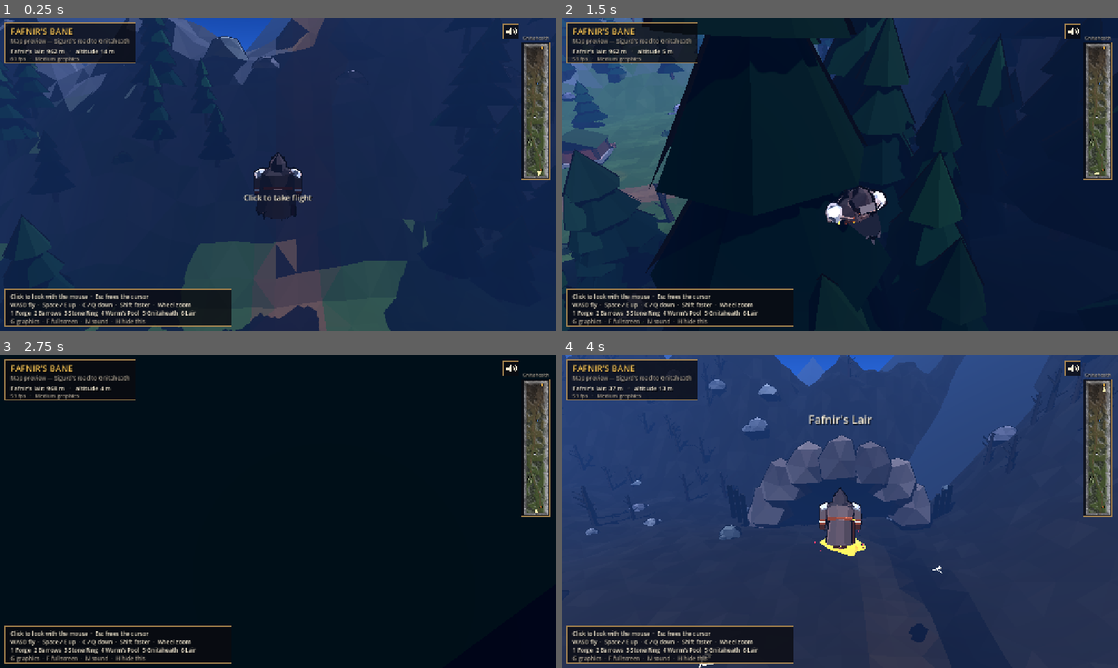
Above: before the commit, frames 1-4 (two rows, left to right).
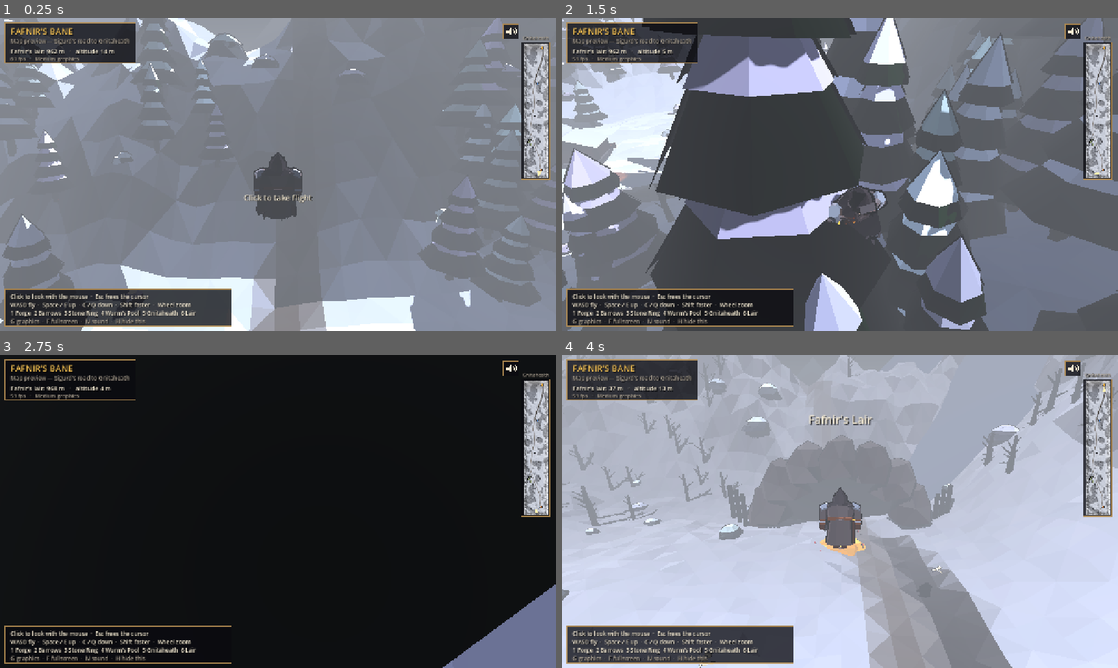
Above: after the commit, the same moments.

Repository: Kmad666/avalon-siege
Game: Godot game, scene res://scenes/main.tscn
Two runs of this game, one before a commit and one after it. Both use one fixed random seed, a clock stepped at 60 frames per second and the inputs below.
Inputs (mouse positions are in pixels of both pictures, inside the frame that each line leads up to):
- Up to frame 1 (0.25 s): no input
- Up to frame 2 (1.5 s): tap Enter at 0.5 s; move the mouse to (962, 158) at 0.52 s; hold D (fly_right) 0.53-1.28 s; hold Shift (fly_boost) 0.53-1.28 s; click (962, 158) at 0.67 s; move the mouse to (812, 174) at 1.27 s; hold W (fly_fwd) from 1.28 s (still down); tap E at 1.35 s
- Up to frame 3 (2.75 s): keep holding W (fly_fwd); move the mouse to (289, 505) at 2.02 s; tap Q at 2.1 s
- Up to frame 4 (4 s): keep holding W (fly_fwd); move the mouse to (834, 517) at 2.77 s; tap 1 at 2.85 s; click (834, 517) at 2.92 s; move the mouse to (878, 514) at 3.52 s; tap 6 at 3.6 s

The runs differ from the first frame. In frame 1, 94% of the frame differs, in the area x 0-100%, y 0-100%; in frame 2, 92%; in frame 3, 4.4%; in frame 4, 96%.

Commit message:
Winter: snowbound valley, grey overcast, heavy fog, falling snow
Co-Authored-By: Claude Opus 5.5 <noreply@anthropic.com>
Claude-Session: https://claude.ai/code/session_01KidadRycBef9vnX6TmkFiq

Diff:
--- a/scripts/main.gd
+++ b/scripts/main.gd
@@ -54,8 +54,9 @@
 	camera = Camera3D.new()
 	camera.fov = 62.0
 	camera.near = 0.15
-	camera.far = 700.0
+	camera.far = 240.0     # the fog hides everything beyond
 	add_child(camera)
+	_setup_snow()
 	flyer.setup(self, camera)
 	var s := terrain.start
 	flyer.teleport(Vector3(s.x, terrain.height_at(s.x, s.y) + START_ALT, s.y), PI)
@@ -82,12 +83,12 @@
 				InputMap.action_add_event(action, ev)
 
 
-## Bright day over a dark land: a deep blue sky graded down to a bright
-## horizon, a high white sun throwing crisp shadows, and blue haze that melts
-## the far hills into the sky.
-const SKY_TOP := Color(0.039, 0.18, 0.525)
-const SKY_HORIZON := Color(0.188, 0.427, 0.878)
-const EXPOSURE := 1.7
+## Deep winter: a low iron-grey overcast, a weak white sun somewhere behind
+## it, and heavy freezing fog that swallows the valley a stone's throw ahead.
+const SKY_TOP := Color(0.36, 0.38, 0.42)
+const SKY_HORIZON := Color(0.66, 0.68, 0.71)
+const FOG := Color(0.63, 0.65, 0.69)
+const EXPOSURE := 1.0
 
 const SKY_SHADER := """
 shader_type sky;
@@ -105,11 +106,10 @@
 	float y = EYEDIR.y;
 	vec3 col = mix(horizon_color, top_color, smoothstep(0.0, grade_height, y));
 	col = mix(col, ground_color, smoothstep(0.0, -0.08, y));
-	// The sun: a hard white disc with a bright halo.
+	// The sun is only a pale bright patch in the cloud.
 	if (LIGHT0_ENABLED) {
-		float d = dot(EYEDIR, LIGHT0_DIRECTION);
-		col += vec3(0.5, 0.55, 0.5) * pow(max(d, 0.0), 90.0);
-		col = mix(col, vec3(1.0, 0.98, 0.92), smoothstep(0.9993, 0.9995, d));
+		float d = max(dot(EYEDIR, LIGHT0_DIRECTION), 0.0);
+		col += vec3(0.2, 0.2, 0.19) * pow(d, 24.0) + vec3(0.05) * pow(d, 4.0);
 	}
 	vec3 lin = to_linear(col) / exposure;
 	COLOR = mix(lin * 12.92, 1.055 * pow(lin, vec3(1.0 / 2.4)) - 0.055, step(0.0031308, lin));
@@ -127,29 +127,31 @@
 	sm.shader = sh
 	sm.set_shader_parameter("top_color", Vector3(SKY_TOP.r, SKY_TOP.g, SKY_TOP.b))
 	sm.set_shader_parameter("horizon_color", Vector3(SKY_HORIZON.r, SKY_HORIZON.g, SKY_HORIZON.b))
-	sm.set_shader_parameter("ground_color", Vector3(0.05, 0.09, 0.2))
+	sm.set_shader_parameter("ground_color", Vector3(FOG.r, FOG.g, FOG.b))
 	sm.set_shader_parameter("exposure", EXPOSURE)
 	sky.sky_material = sm
 	env.background_mode = Environment.BG_SKY
 	env.sky = sky
 	env.ambient_light_source = Environment.AMBIENT_SOURCE_COLOR
-	env.ambient_light_color = Color(0.68, 0.74, 0.9)
-	env.ambient_light_energy = 1.0
-	# Linear tonemapping (the sky shader cancels the exposure) so the sky shows exactly the chosen blues.
+	# Overcast: most light is soft, grey-blue skylight.
+	env.ambient_light_color = Color(0.72, 0.76, 0.84)
+	env.ambient_light_energy = 0.92
+	# Linear tonemapping (the sky shader cancels the exposure) so the sky shows exactly the chosen greys.
 	env.tonemap_mode = Environment.TONE_MAPPER_LINEAR
 	env.tonemap_exposure = EXPOSURE
 	env.fog_enabled = true
-	env.fog_light_color = SKY_HORIZON.lightened(0.08)
-	env.fog_density = 0.0017
+	env.fog_light_color = FOG
+	env.fog_density = 0.026
 	env.fog_sun_scatter = 0.0
-	env.fog_sky_affect = 0.0
+	env.fog_sky_affect = 0.55
 	we.environment = env
 	add_child(we)
 	sun = DirectionalLight3D.new()
-	# A high sun over your shoulder (south-west) as you travel north: the road ahead is sunlit.
-	sun.rotation = Vector3(deg_to_rad(-50.0), deg_to_rad(-35.0), 0)
-	sun.light_color = Color(1.0, 0.96, 0.88)
-	sun.light_energy = 3.9
+	# A weak sun through the overcast, over your shoulder as you travel north:
+	# faint shadows, soft cel bands.
+	sun.rotation = Vector3(deg_to_rad(-38.0), deg_to_rad(-30.0), 0)
+	sun.light_color = Color(0.95, 0.96, 1.0)
+	sun.light_energy = 1.5
 	sun.shadow_enabled = true
 	sun.shadow_bias = 0.06
 	sun.shadow_normal_bias = 1.5
@@ -181,15 +183,15 @@
 		var a := k * TAU / 9.0
 		var p := t.ring + Vector2(cos(a), sin(a)) * 9.0
 		_put(Props.standing_stone(), p, a, null, randf_range(0.85, 1.2))
-	# The pool the wurm drinks from: still black water.
+	# The pool the wurm drinks from: frozen over, dark ice under the snow.
 	var water := MeshInstance3D.new()
 	var pm := PlaneMesh.new()
 	pm.size = Vector2(19, 19)
 	water.mesh = pm
 	var wm := StandardMaterial3D.new()
-	wm.albedo_color = Color(0.05, 0.08, 0.1)
-	wm.roughness = 0.08
-	wm.metallic_specular = 0.9
+	wm.albedo_color = Color(0.34, 0.42, 0.48)
+	wm.roughness = 0.15
+	wm.metallic_specular = 0.7
 	water.material_override = wm
 	water.position = Vector3(t.pool.x, t.height_at(t.pool.x + 9.5, t.pool.y) - 1.0, t.pool.y)
 	water.cast_shadow = GeometryInstance3D.SHADOW_CASTING_SETTING_OFF
@@ -246,8 +248,43 @@
 
 # ------------------------------------------------------------- loop
 
+var snow: CPUParticles3D
+
+
+## Falling snow: a box of flakes that travels with the camera.
+func _setup_snow() -> void:
+	snow = CPUParticles3D.new()
+	var q := QuadMesh.new()
+	q.size = Vector2(0.09, 0.09)
+	var m := StandardMaterial3D.new()
+	m.shading_mode = BaseMaterial3D.SHADING_MODE_UNSHADED
+	m.billboard_mode = BaseMaterial3D.BILLBOARD_ENABLED
+	m.albedo_color = Color(0.97, 0.98, 1.0)
+	m.disable_fog = true
+	q.material = m
+	snow.mesh = q
+	snow.amount = 1400
+	snow.lifetime = 7.0
+	snow.preprocess = 7.0
+	snow.local_coords = false
+	snow.emission_shape = CPUParticles3D.EMISSION_SHAPE_BOX
+	snow.emission_box_extents = Vector3(28, 2, 28)
+	snow.direction = Vector3(0.3, -1, 0.15)
+	snow.spread = 12.0
+	snow.initial_velocity_min = 1.4
+	snow.initial_velocity_max = 2.4
+	snow.gravity = Vector3(0, -0.4, 0)
+	snow.scale_amount_min = 0.6
+	snow.scale_amount_max = 1.5
+	snow.cast_shadow = GeometryInstance3D.SHADOW_CASTING_SETTING_OFF
+	snow.visibility_aabb = AABB(Vector3(-40, -30, -40), Vector3(80, 40, 80))
+	add_child(snow)
+
+
 func _process(delta: float) -> void:
 	time += delta
+	if snow != null:
+		snow.global_position = camera.global_position + Vector3(0, 10, 0)
 	_track_fps(delta)
 	hud.queue_redraw()
 	if shot_dir != "":
@@ -312,11 +349,13 @@
 	var vp := get_viewport()
 	match quality:
 		0:
+			snow.amount = 500
 			vp.scaling_3d_scale = 0.7
 			sun.shadow_enabled = false
 			Toon.set_outlines(false)
 			vp.msaa_3d = Viewport.MSAA_DISABLED
 		1:
+			snow.amount = 1400
 			vp.scaling_3d_scale = 1.0
 			sun.shadow_enabled = true
 			sun.directional_shadow_mode = DirectionalLight3D.SHADOW_ORTHOGONAL
@@ -324,6 +363,7 @@
 			Toon.set_outlines(true)
 			vp.msaa_3d = Viewport.MSAA_DISABLED
 		2:
+			snow.amount = 2200
 			vp.scaling_3d_scale = 1.0
 			sun.shadow_enabled = true
 			sun.directional_shadow_mode = DirectionalLight3D.SHADOW_PARALLEL_2_SPLITS
--- a/scripts/props.gd
+++ b/scripts/props.gd
@@ -15,6 +15,9 @@
 
 # ------------------------------------------------------------- vegetation
 
+const SNOW := Color(0.84, 0.86, 0.91)
+
+
 static func pine() -> ArrayMesh:
 	return _cached("pine", func():
 		var g := Geo.new()
@@ -23,7 +26,11 @@
 		var y := 1.6
 		var r := 2.4
 		for k in 4:
-			g.prism(Vector3(0, y, 0), r, 0.0, 2.9 - k * 0.3, 7, cols[k], Color(0, 0, 0, 0), k * 0.45)
+			var h := 2.9 - k * 0.3
+			g.prism(Vector3(0, y, 0), r, 0.0, h, 7, cols[k], Color(0, 0, 0, 0), k * 0.45)
+			# Snow lying on the upper part of each tier, slightly proud of the needles.
+			var f := 0.42 if k < 3 else 0.3
+			g.prism(Vector3(0, y + h * f, 0), r * (1.0 - f) + 0.08, 0.0, h * (1.0 - f) + 0.05, 7, SNOW, Color(0, 0, 0, 0), k * 0.45)
 			y += 1.75 - k * 0.15
 			r *= 0.74
 		return g.mesh(true))
@@ -36,9 +43,12 @@
 		g.push(Transform3D(Basis(Vector3(0, 0, 1), 0.5), Vector3(0, 2.4, 0)))
 		g.prism(Vector3.ZERO, 0.12, 0.06, 1.5, 4, Color(0.3, 0.24, 0.19))
 		g.pop()
-		g.blob(Vector3(0, 2.6, 0), 2.4, 3.0, Color(0.2, 0.25, 0.14), 71, 7, 2)
-		g.blob(Vector3(1.1, 3.6, 0.5), 1.5, 1.9, Color(0.23, 0.27, 0.15), 72, 6, 2)
-		g.blob(Vector3(-0.9, 3.3, -0.7), 1.4, 1.7, Color(0.18, 0.22, 0.13), 73, 6, 2)
+		# Winter: dark twiggy crowns heaped with snow.
+		g.blob(Vector3(0, 2.6, 0), 2.4, 3.0, Color(0.24, 0.21, 0.2), 71, 7, 2)
+		g.blob(Vector3(0.2, 4.2, 0.1), 1.9, 1.5, SNOW, 74, 7, 1)
+		g.blob(Vector3(1.1, 3.6, 0.5), 1.5, 1.9, Color(0.27, 0.23, 0.21), 72, 6, 2)
+		g.blob(Vector3(1.2, 4.9, 0.5), 1.15, 0.8, SNOW, 75, 6, 1)
+		g.blob(Vector3(-0.9, 3.3, -0.7), 1.4, 1.7, Color(0.22, 0.2, 0.19), 73, 6, 2)
 		return g.mesh(true))
 
 
@@ -58,8 +68,9 @@
 static func shrub() -> ArrayMesh:
 	return _cached("shrub", func():
 		var g := Geo.new()
-		g.blob(Vector3.ZERO, 0.8, 0.9, Color(0.18, 0.24, 0.14), 81, 6, 1)
-		g.blob(Vector3(0.5, 0, 0.3), 0.55, 0.6, Color(0.2, 0.26, 0.15), 82, 5, 1)
+		g.blob(Vector3.ZERO, 0.8, 0.9, Color(0.16, 0.22, 0.17), 81, 6, 1)
+		g.blob(Vector3(0.05, 0.45, 0.0), 0.72, 0.5, SNOW, 83, 6, 1)
+		g.blob(Vector3(0.5, 0, 0.3), 0.55, 0.6, SNOW.darkened(0.06), 82, 5, 1)
 		return g.mesh(true))
 
 
@@ -67,6 +78,7 @@
 	return _cached("boulder", func():
 		var g := Geo.new()
 		g.blob(Vector3.ZERO, 1.2, 1.3, Color(0.34, 0.34, 0.37), 91, 6, 2)
+		g.blob(Vector3(0.0, 0.85, 0.0), 0.95, 0.5, SNOW, 93, 6, 1)
 		g.blob(Vector3(0.9, 0, 0.4), 0.6, 0.6, Color(0.31, 0.31, 0.34), 92, 5, 1)
 		return g.mesh(true))
 
@@ -220,10 +232,10 @@
 		for sx in [-3.2, 3.2]:
 			for sz in [-2.2, 2.2]:
 				g.box(Vector3(sx, 1.6, sz), Vector3(0.35, 2.4, 0.35), wood.darkened(0.2))
-		# Turf roof.
+		# Turf roof under a thick layer of snow.
 		g.push_at(Vector3(0, 2.6, 0))
-		g.quad(Vector3(-3.8, 0, -2.8), Vector3(-3.8, 0, 2.8), Vector3(0, 1.8, 2.8), Vector3(0, 1.8, -2.8), Color(0.22, 0.27, 0.16))
-		g.quad(Vector3(0, 1.8, -2.8), Vector3(0, 1.8, 2.8), Vector3(3.8, 0, 2.8), Vector3(3.8, 0, -2.8), Color(0.2, 0.25, 0.15))
+		g.quad(Vector3(-3.8, 0, -2.8), Vector3(-3.8, 0, 2.8), Vector3(0, 1.8, 2.8), Vector3(0, 1.8, -2.8), SNOW.darkened(0.04))
+		g.quad(Vector3(0, 1.8, -2.8), Vector3(0, 1.8, 2.8), Vector3(3.8, 0, 2.8), Vector3(3.8, 0, -2.8), SNOW.darkened(0.08))
 		g.tri(Vector3(-3.8, 0, 2.8), Vector3(3.8, 0, 2.8), Vector3(0, 1.8, 2.8), wood)
 		g.tri(Vector3(3.8, 0, -2.8), Vector3(-3.8, 0, -2.8), Vector3(0, 1.8, -2.8), wood)
 		g.pop()
--- a/scripts/terrain.gd
+++ b/scripts/terrain.gd
@@ -176,22 +176,21 @@
 	var hv := hill_value(x, z)
 	var e := edge_value(x, z)
 	var j := n_detail.get_noise_2d(x * 3.1, z * 3.1) * 0.05
-	# Valley grass: dusky green that drains toward the heath.
-	var grass := Color(0.25, 0.31, 0.17).lerp(Color(0.31, 0.29, 0.19), smoothstep(0.3, 0.65, p))
-	grass = grass.lerp(Color(0.27, 0.23, 0.19), smoothstep(0.7, 0.88, p))
-	# Forest floor under the pines on the hills.
-	var forest := Color(0.17, 0.21, 0.13).lerp(Color(0.2, 0.17, 0.14), smoothstep(0.6, 0.9, p))
-	var c := grass.lerp(forest, smoothstep(0.25, 0.6, hv) * smoothstep(8.0, 20.0, d))
-	# Mountains: bare rock above, scree below.
-	c = c.lerp(Color(0.3, 0.3, 0.33), smoothstep(0.3, 0.8, e))
-	# Steep faces are rock.
-	c = c.lerp(Color(0.33, 0.33, 0.36), smoothstep(0.35, 0.6, slope))
-	# The path: trodden earth.
-	c = c.lerp(Color(0.36, 0.29, 0.21), 1.0 - smoothstep(2.0, 4.0, d))
-	# The wurm's scorched trail and the ashen heath.
+	# Deep snow over the whole valley, a touch greyer and more trodden under the trees.
+	var snow := Color(0.8, 0.82, 0.87)
+	var forest := Color(0.7, 0.72, 0.78)
+	var c := snow.lerp(forest, smoothstep(0.25, 0.6, hv) * smoothstep(8.0, 20.0, d))
+	# Mountains: wind-scoured snow.
+	c = c.lerp(Color(0.8, 0.82, 0.87), smoothstep(0.3, 0.8, e))
+	# Steep faces are bare dark rock, where snow can't cling.
+	c = c.lerp(Color(0.3, 0.31, 0.35), smoothstep(0.42, 0.62, slope))
+	# The path: snow churned to grey slush and frozen mud.
+	c = c.lerp(Color(0.52, 0.5, 0.49), 1.0 - smoothstep(1.6, 3.6, d))
+	c = c.lerp(Color(0.38, 0.33, 0.29), (1.0 - smoothstep(0.4, 1.4, d)) * 0.6)
+	# The wurm's trail has melted the snow to black, scorched earth; the heath is ash on snow.
 	var td := trail_dist(x, z)
 	c = c.lerp(Color(0.12, 0.1, 0.09), (1.0 - smoothstep(1.2, 3.2, td)) * 0.9)
-	c = c.lerp(Color(0.16, 0.14, 0.13), smoothstep(0.9, 0.98, p))
+	c = c.lerp(Color(0.5, 0.49, 0.5), smoothstep(0.9, 0.98, p) * 0.7)
 	return c.lightened(j) if j > 0.0 else c.darkened(-j)
 
 
@@ -224,11 +223,11 @@
 			Toon.apply(mi, Toon.mat(false), true)
 			parent.add_child(mi)
 			var ci := cz * cx_n + cx
-			_multimesh(parent, Props.pine(), trees_pine[ci], 230.0, Toon.foliage())
-			_multimesh(parent, Props.broadleaf(), trees_broad[ci], 230.0, Toon.foliage())
-			_multimesh(parent, Props.dead_tree(), trees_dead[ci], 230.0, Toon.mat(true))
+			_multimesh(parent, Props.pine(), trees_pine[ci], 160.0, Toon.foliage())
+			_multimesh(parent, Props.broadleaf(), trees_broad[ci], 160.0, Toon.foliage())
+			_multimesh(parent, Props.dead_tree(), trees_dead[ci], 160.0, Toon.mat(true))
 			_multimesh(parent, Props.shrub(), shrubs[ci], 90.0, Toon.foliage(), false)
-			_multimesh(parent, Props.boulder(), rocks[ci], 180.0, Toon.mat(true))
+			_multimesh(parent, Props.boulder(), rocks[ci], 130.0, Toon.mat(true))
 	_build_backdrop(parent)
 
 
@@ -265,7 +264,7 @@
 ## Far peaks beyond the valley walls, and a dark plain under everything.
 func _build_backdrop(parent: Node3D) -> void:
 	var g := Geo.new()
-	g.quad(Vector3(-3000, -2, -3000), Vector3(-3000, -2, L + 3000), Vector3(W + 3000, -2, L + 3000), Vector3(W + 3000, -2, -3000), Color(0.1, 0.11, 0.12))
+	g.quad(Vector3(-3000, -2, -3000), Vector3(-3000, -2, L + 3000), Vector3(W + 3000, -2, L + 3000), Vector3(W + 3000, -2, -3000), Color(0.6, 0.62, 0.66))
 	var brng := RandomNumberGenerator.new()
 	brng.seed = 99
 	for k in 70:
@@ -287,7 +286,7 @@
 				z = L + brng.randf_range(30, 140)
 		var hh := brng.randf_range(45, 110)
 		var rr := hh * brng.randf_range(0.7, 1.1)
-		g.prism(Vector3(x, -2, z), rr, 0.0, hh, brng.randi_range(5, 7), Color(0.22, 0.23, 0.27), Color(0, 0, 0, 0), brng.randf() * TAU)
+		g.prism(Vector3(x, -2, z), rr, 0.0, hh, brng.randi_range(5, 7), Color(0.5, 0.52, 0.57), Color(0.85, 0.87, 0.91), brng.randf() * TAU)
 	var mi := MeshInstance3D.new()
 	mi.mesh = g.mesh(false)
 	Toon.apply(mi, Toon.mat(false), false)
Not shown, changed: README.md
